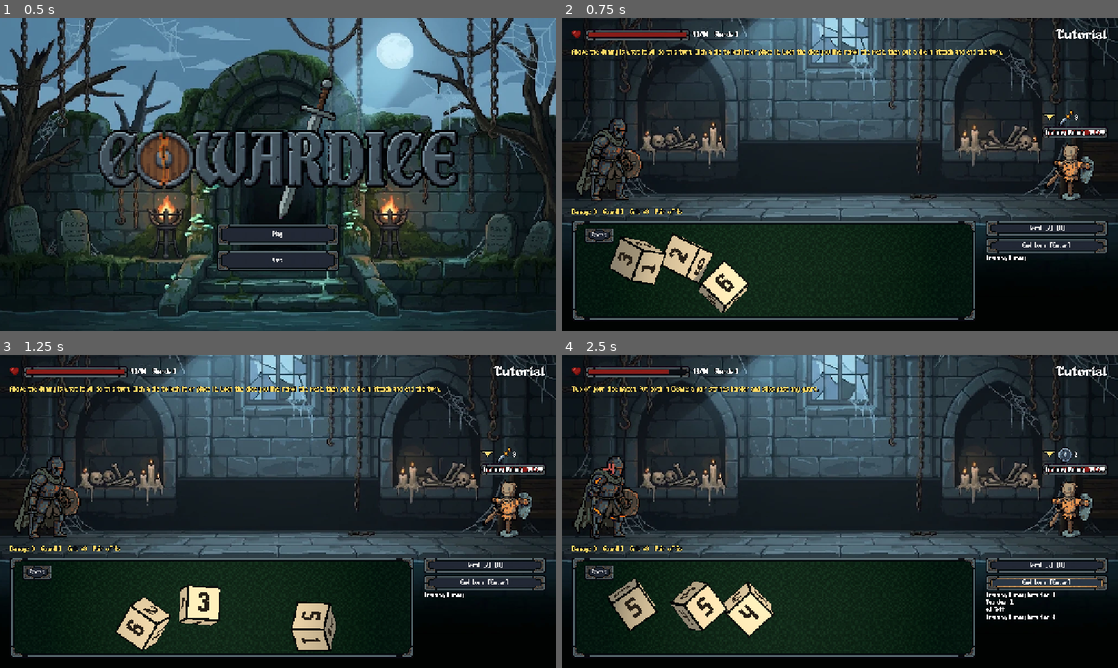
Above: before the commit, frames 1-4 (two rows, left to right).
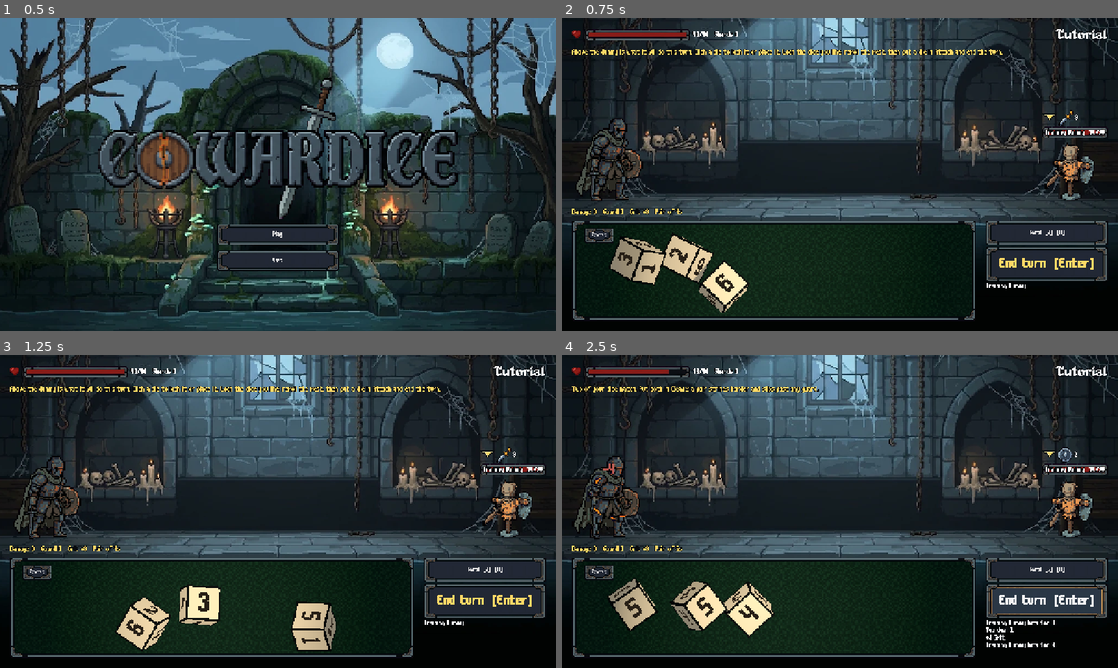
Above: after the commit, the same moments.

Repository: Xygnite/cowardice
Game: Godot game, scene res://main.tscn
The game is run twice, just before and just after one commit, with the same random seed, the same clock (stepped at 60 frames per second) and the same inputs. Sound files missing from this copy of the repository are replaced by a short silence.
Inputs:
- Up to frame 1 (0.5 s): no input
- Up to frame 2 (0.75 s): click "Play" at 0.5 s
- Up to frame 3 (1.25 s): no input
- Up to frame 4 (2.5 s): click "End turn [Enter]" at 1.25 s; click "End turn [Enter]" at 2 s

Frame 1 is identical in both runs. In frame 2, 2.9% of the frame differs, in the area x 76-98%, y 66-87%; in frame 3, 2.9%; in frame 4, 3.2%, in the area x 76-98%, y 66-94%.

Commit message:
Turn Foreman Grieve to face the hero; bigger turn buttons
Grieve's art faced right; it is now flipped like the other enemies, with
his rig mirrored and the pick swinging from behind him over the top
toward the hero. Reroll and End turn are taller, and End turn is the
large gold main action.

Co-Authored-By: Claude Opus 5.5 <noreply@anthropic.com>

Diff:
--- a/scenes/foreman_grieve.tscn
+++ b/scenes/foreman_grieve.tscn
@@ -43,7 +43,7 @@
 "times": PackedFloat32Array(0),
 "transitions": PackedFloat32Array(1),
 "update": 1,
-"values": [Vector2(38, 64)]
+"values": [Vector2(39, 64)]
 }
 tracks/3/type = "value"
 tracks/3/imported = false
@@ -67,7 +67,7 @@
 "times": PackedFloat32Array(0),
 "transitions": PackedFloat32Array(1),
 "update": 1,
-"values": [Vector2(30, -34)]
+"values": [Vector2(-30, -34)]
 }
 tracks/5/type = "value"
 tracks/5/imported = false
@@ -96,7 +96,7 @@
 "times": PackedFloat32Array(0, 0.8),
 "transitions": PackedFloat32Array(1, 1),
 "update": 1,
-"values": [Vector2(38, 64), Vector2(38, 65)]
+"values": [Vector2(39, 64), Vector2(39, 65)]
 }
 tracks/1/type = "value"
 tracks/1/imported = false
@@ -108,7 +108,7 @@
 "times": PackedFloat32Array(0, 1),
 "transitions": PackedFloat32Array(1, 1),
 "update": 1,
-"values": [Vector2(30, -34), Vector2(30, -33)]
+"values": [Vector2(-30, -34), Vector2(-30, -33)]
 }
 
 [sub_resource type="Animation" id="Animation_attack"]
@@ -136,7 +136,7 @@
 "times": PackedFloat32Array(0, 0.15, 0.25, 0.5),
 "transitions": PackedFloat32Array(1, 1, 1, 1),
 "update": 1,
-"values": [Vector2(38, 64), Vector2(39, 64), Vector2(37, 65), Vector2(38, 64)]
+"values": [Vector2(39, 64), Vector2(40, 64), Vector2(38, 65), Vector2(39, 64)]
 }
 tracks/2/type = "value"
 tracks/2/imported = false
@@ -164,7 +164,7 @@
 "times": PackedFloat32Array(0, 0.06, 0.3, 0.4),
 "transitions": PackedFloat32Array(1, 1, 1, 1),
 "update": 1,
-"values": [Vector2(30, -34), Vector2(28, -37), Vector2(29, -36), Vector2(30, -34)]
+"values": [Vector2(-30, -34), Vector2(-32, -37), Vector2(-31, -36), Vector2(-30, -34)]
 }
 tracks/1/type = "value"
 tracks/1/imported = false
@@ -237,28 +237,28 @@
 centered = false
 
 [node name="Body" type="Sprite2D" parent="Rig"]
-position = Vector2(38, 64)
+position = Vector2(39, 64)
 texture = ExtResource("body")
 centered = false
-offset = Vector2(-38, -64)
+offset = Vector2(-39, -64)
 
 [node name="Weapon" type="Sprite2D" parent="Rig/Body"]
-position = Vector2(-20, -40)
+position = Vector2(20, -40)
 texture = ExtResource("weapon")
 centered = false
-offset = Vector2(-18, -24)
+offset = Vector2(-59, -24)
 
 [node name="Shield" type="Sprite2D" parent="Rig/Body"]
-position = Vector2(30, -34)
+position = Vector2(-30, -34)
 texture = ExtResource("shield")
 centered = false
-offset = Vector2(-68, -30)
+offset = Vector2(-9, -30)
 
 [node name="Head" type="Sprite2D" parent="Rig/Body"]
 position = Vector2(0, -33)
 texture = ExtResource("head")
 centered = false
-offset = Vector2(-38, -31)
+offset = Vector2(-39, -31)
 
 [node name="AnimationPlayer" type="AnimationPlayer" parent="."]
 libraries = {
--- a/scripts/combat_screen.gd
+++ b/scripts/combat_screen.gd
@@ -309,7 +309,11 @@
 	actions.custom_minimum_size.x = 280
 	bottom_row.add_child(actions)
 	reroll_button = UI.button(actions, "", _on_reroll)
+	reroll_button.custom_minimum_size.y = 56
 	end_button = UI.button(actions, "End turn  [Enter]", _on_end_turn)
+	end_button.custom_minimum_size.y = 80  # the main action: biggest, in gold
+	end_button.add_theme_font_size_override("font_size", 32)
+	end_button.add_theme_color_override("font_color", UI.GOLD)
 
 	log_label = UI.label(actions, 16)
 	log_label.autowrap_mode = TextServer.AUTOWRAP_WORD_SMART
--- a/tools/make_sprites.gd
+++ b/tools/make_sprites.gd
@@ -38,8 +38,8 @@
 			Vector2i(36, 50), Vector2i(43, 53), Vector2i(43, 56)]},  # between the legs; arm and ribs; shield rim; belt
 	{"src": "mother_moss", "out": "mother_moss", "cell": 10.0, "shrink": 2, "flip": true, "pad": 2,
 		"holes": [Vector2i(42, 17), Vector2i(76, 41), Vector2i(60, 65), Vector2i(57, 67), Vector2i(26, 74)]},  # between roots
-	{"src": "foreman_grieve", "out": "foreman_grieve", "cell": 20.83, "pad": 2,
-		"holes": [Vector2i(54, 15), Vector2i(16, 21), Vector2i(46, 57), Vector2i(41, 60)]},  # between spikes and tatters; not the lantern glass
+	{"src": "foreman_grieve", "out": "foreman_grieve", "cell": 20.83, "flip": true, "pad": 2,
+		"holes": [Vector2i(22, 15), Vector2i(60, 21), Vector2i(30, 57), Vector2i(35, 60)]},  # between spikes and tatters; not the lantern glass
 	{"src": "archivist", "out": "archivist", "cell": 10.0, "shrink": 2, "pad": 2},
 	{"src": "gambler", "out": "gambler", "cell": 20.0, "pad": 2},
 	{"src": "monk", "out": "monk", "cell": 20.0, "pad": 2},
--- a/tools/rig_sprites.gd
+++ b/tools/rig_sprites.gd
@@ -75,15 +75,15 @@
 			"outline": [Vector2(7, 18), Vector2(21, 18), Vector2(21, 28), Vector2(23, 30), Vector2(23, 58), Vector2(2, 58), Vector2(2, 34), Vector2(7, 34)]},
 		"head": {"pivot": Vector2(30, 28),
 			"outline": [Vector2(39, 8), Vector2(21, 8), Vector2(21, 28), Vector2(39, 28)]}},
-	"foreman_grieve": {"facing": -1, "body": Vector2(38, 64), "legs_top": 64,
-		# The whole pick arm from the shoulder: back behind it, then over the top to forward-down.
-		"weapon": {"pivot": Vector2(18, 24), "swing": [-2.3, -4.6],
-			"outline": [Vector2(12, 20), Vector2(21, 20), Vector2(23, 26), Vector2(24, 32), Vector2(24, 52), Vector2(33, 52), Vector2(33, 42), Vector2(41, 42),
-				Vector2(41, 71), Vector2(33, 71), Vector2(33, 59), Vector2(2, 59), Vector2(2, 52), Vector2(5, 52), Vector2(5, 32), Vector2(11, 30)]},
-		"shield": {"pivot": Vector2(68, 30),
-			"outline": [Vector2(61, 26), Vector2(75, 26), Vector2(75, 62), Vector2(61, 62)]},
-		"head": {"pivot": Vector2(38, 31),
-			"outline": [Vector2(29, 7), Vector2(48, 7), Vector2(48, 30), Vector2(29, 30)]}},
+	"foreman_grieve": {"facing": -1, "body": Vector2(39, 64), "legs_top": 64,
+		# The whole pick arm from the shoulder on his far side: back behind him, then over the top toward the hero.
+		"weapon": {"pivot": Vector2(59, 24), "swing": [-2.3, -4.6],
+			"outline": [Vector2(65, 20), Vector2(56, 20), Vector2(54, 26), Vector2(53, 32), Vector2(53, 52), Vector2(44, 52), Vector2(44, 42), Vector2(36, 42),
+				Vector2(36, 71), Vector2(44, 71), Vector2(44, 59), Vector2(75, 59), Vector2(75, 52), Vector2(72, 52), Vector2(72, 32), Vector2(66, 30)]},
+		"shield": {"pivot": Vector2(9, 30),
+			"outline": [Vector2(16, 26), Vector2(2, 26), Vector2(2, 62), Vector2(16, 62)]},
+		"head": {"pivot": Vector2(39, 31),
+			"outline": [Vector2(48, 7), Vector2(29, 7), Vector2(29, 30), Vector2(48, 30)]}},
 	"archivist": {"facing": -1, "body": Vector2(37, 88), "legs_top": 89,
 		# The outstretched sleeve and the burning book above its hand, from the shoulder: raised up over the hood toward the hero.
 		"weapon": {"pivot": Vector2(49, 30), "swing": [-0.5, -2.2],
Binary file changed: art/pxl/out/_preview/foreman_grieve_attack.gif
Binary file changed: art/pxl/out/_preview/foreman_grieve_attack.png
Binary file changed: art/pxl/out/_preview/foreman_grieve_block.gif
Binary file changed: art/pxl/out/_preview/foreman_grieve_block.png
Binary file changed: art/pxl/out/_preview/foreman_grieve_frames.png
Binary file changed: art/pxl/out/_preview/foreman_grieve_hurt.gif
Binary file changed: art/pxl/out/_preview/foreman_grieve_hurt.png
Binary file changed: art/pxl/out/_preview/foreman_grieve_idle.gif
Binary file changed: art/pxl/out/_preview/foreman_grieve_idle.png
Binary file changed: art/pxl/out/anims/foreman_grieve_attack.gif
Binary file changed: art/pxl/out/anims/foreman_grieve_attack.png
Binary file changed: art/pxl/out/anims/foreman_grieve_block.gif
(and 15 more such lines)
